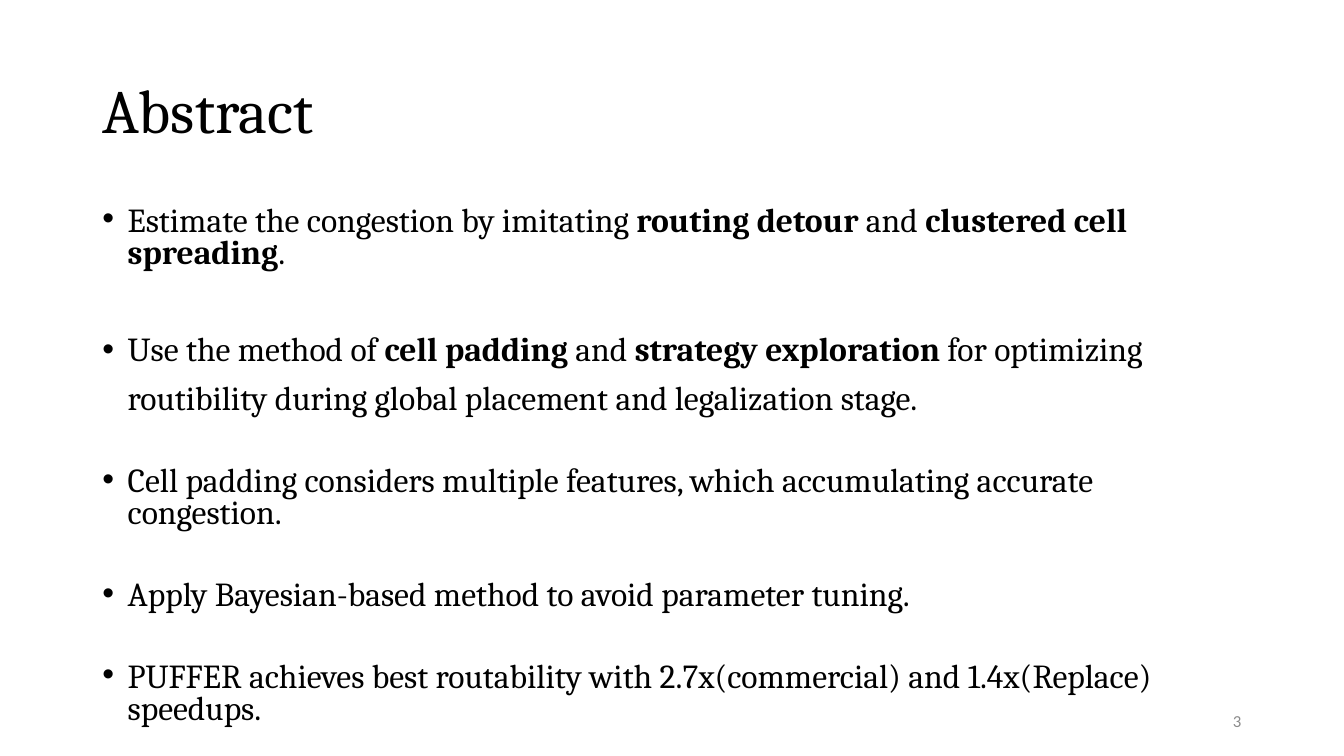
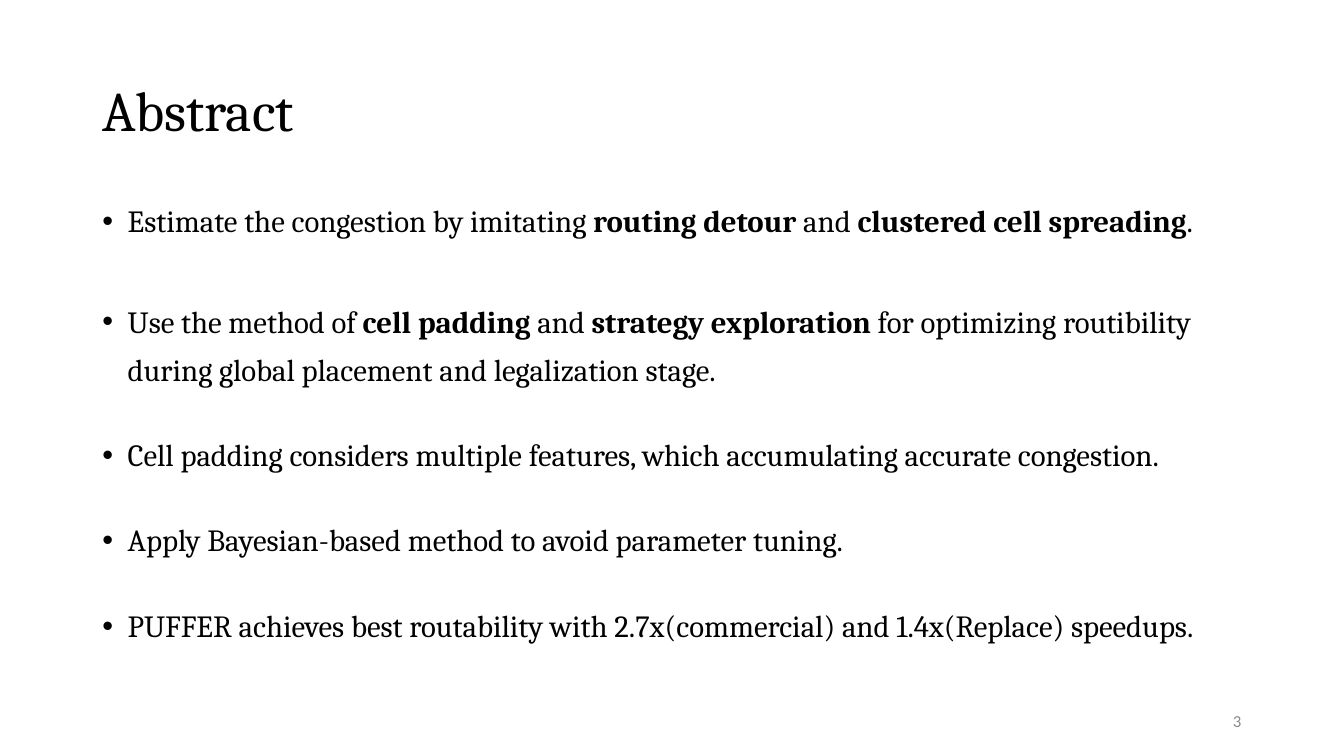
Before and after one commit to Pacific-Feng-Studuies/Studied-Papers, a slide deck: slide 4 of GM/Placement/PUFFER A Routability-Driven Placement Framework via Cell Padding/PUFFER A Routability-Driven Placement Framework via Cell Padding.pptx. Drawn at 1344x756 pixels with LibreOffice and Linux fonts; fonts in the diff are those of the drawing. Boxes give left, top, right and bottom in pixels: in the first picture for what was removed or moved away, otherwise in the second. Text is boxed around its words. In the diff, an @@ line names an element or a change of style, - is before the commit and + after.

```diff
--- a/GM/Placement/PUFFER A Routability-Driven Placement Framework via Cell Padding/PUFFER A Routability-Driven Placement Framework via Cell Padding.pptx
+++ b/GM/Placement/PUFFER A Routability-Driven Placement Framework via Cell Padding/PUFFER A Routability-Driven Placement Framework via Cell Padding.pptx
@@ title "Abstract" at (x1=102, y1=92, x2=294, y2=132): size 44 to 40 pt @@
@@ text "Estimate the congestion by imitating ..." at (x1=128, y1=210, x2=1193, y2=644): size 24 to 22 pt; line spacing 0.8 to 0.9; line spacing 1.2 to 1.3 @@
```
Also in this commit, not shown: 13 other slides changed, 4 slides added, 1 other file.
